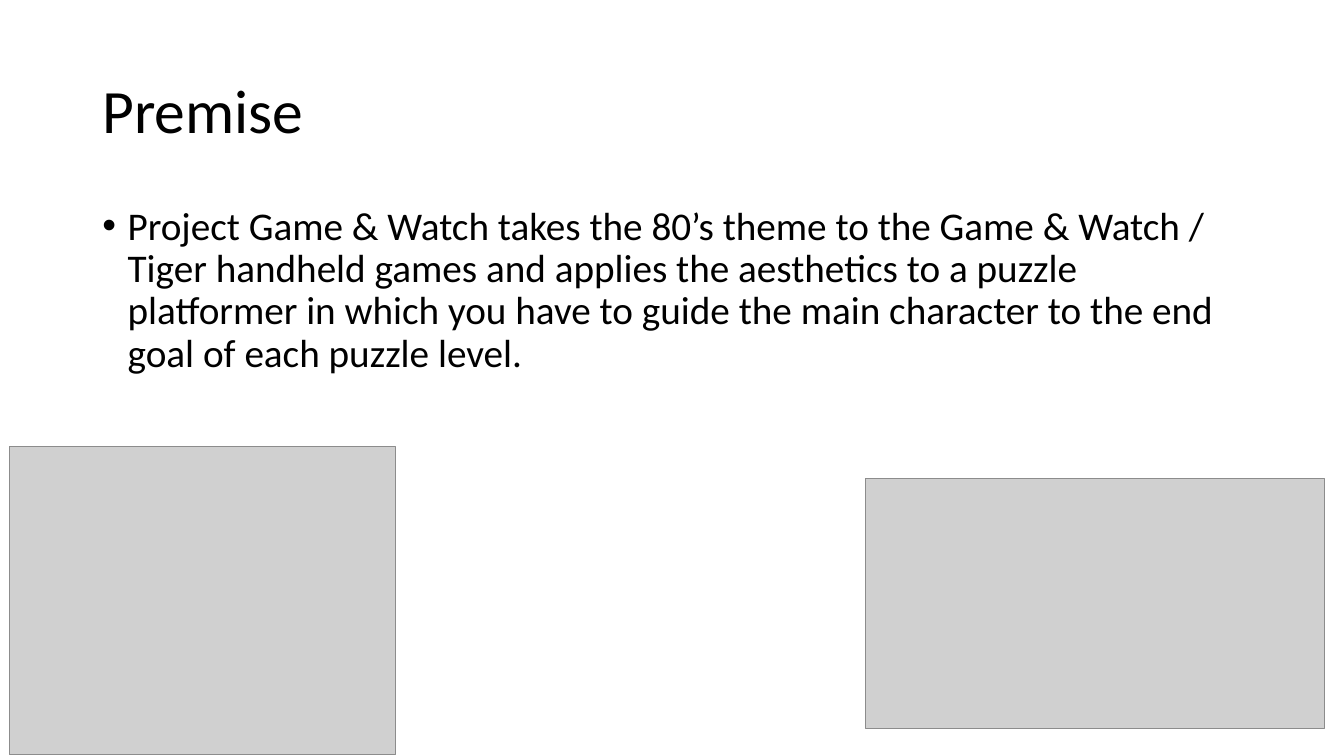
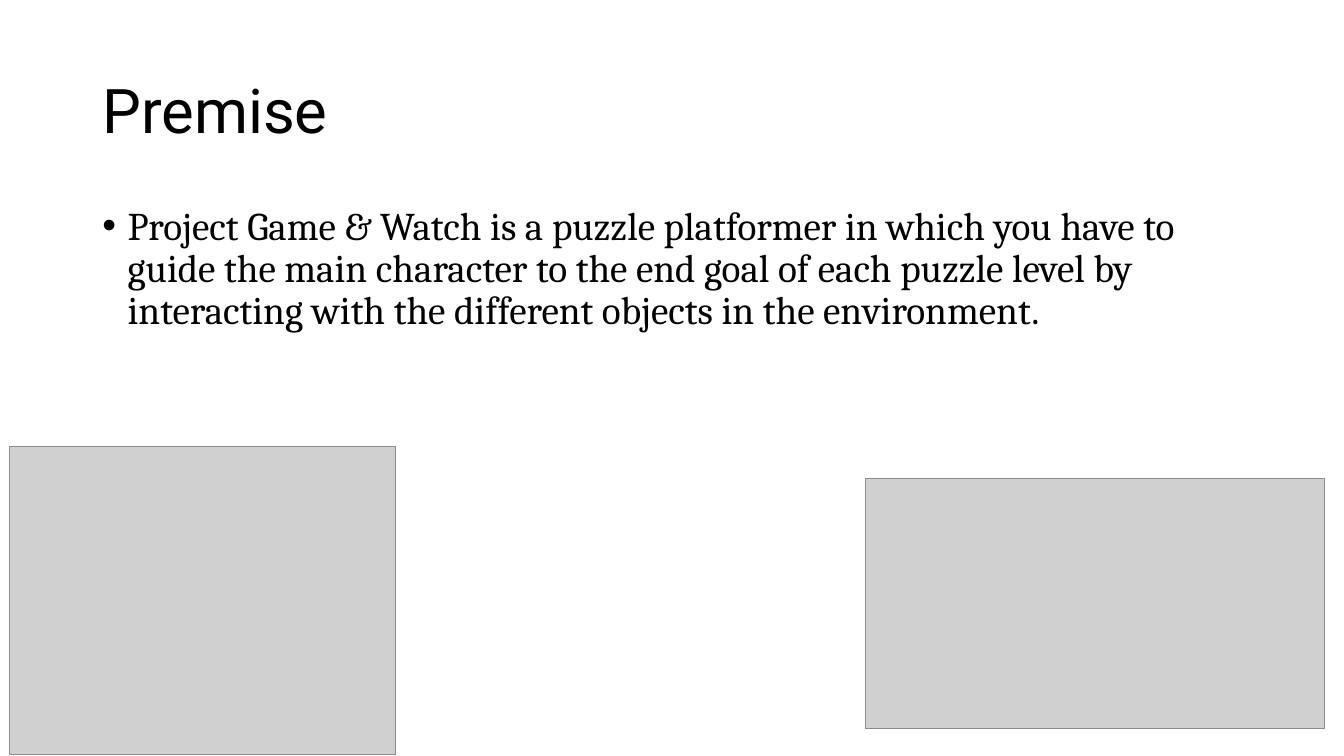
Before and after one commit to symbol24/Project-G-W, a slide deck: slide 2 of Project Game & Watch.pptx. Drawn at 1344x756 pixels with LibreOffice and Linux fonts; fonts in the diff are those of the drawing; grey boxes stand for pictures; background and template pictures are left out. Boxes give left, top, right and bottom in pixels: in the first picture for what was removed or moved away, otherwise in the second. Text is boxed around its words. In the diff, an @@ line names an element or a change of style, - is before the commit and + after.

```diff
--- a/Project Game & Watch.pptx
+++ b/Project Game & Watch.pptx
@@ title "Premise" at (x1=102, y1=88, x2=327, y2=134): font Calibri to Roboto @@
@@ text at (x1=128, y1=212, x2=1174, y2=333): text changed; font Calibri to Cambria @@
-• Project Game & Watch takes the 80’s theme to the Game & Watch / Tiger handheld games and applies the aesthetics to a puzzle platformer in which you have to guide the main character to the end goal of each puzzle level.
+• Project Game & Watch is a puzzle platformer in which you have to guide the main character to the end goal of each puzzle level by interacting with the different objects in the environment.
```
Also in this commit, not shown: 7 other slides changed, 1 slide added, 5 other files.
